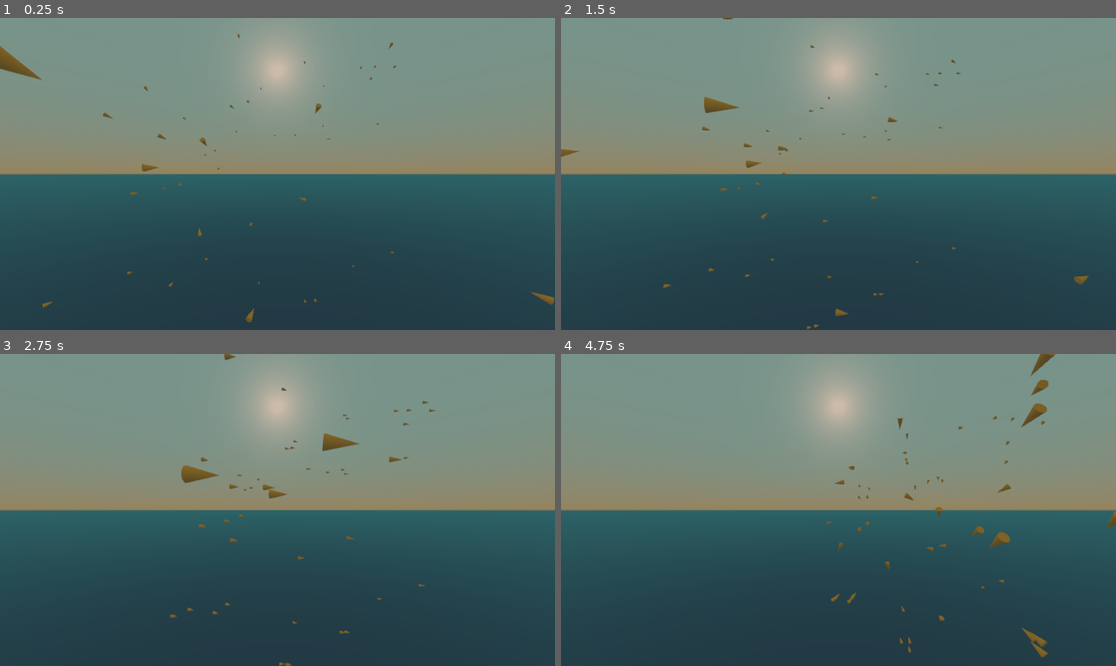
Above: before the commit, frames 1-4 (two rows, left to right).
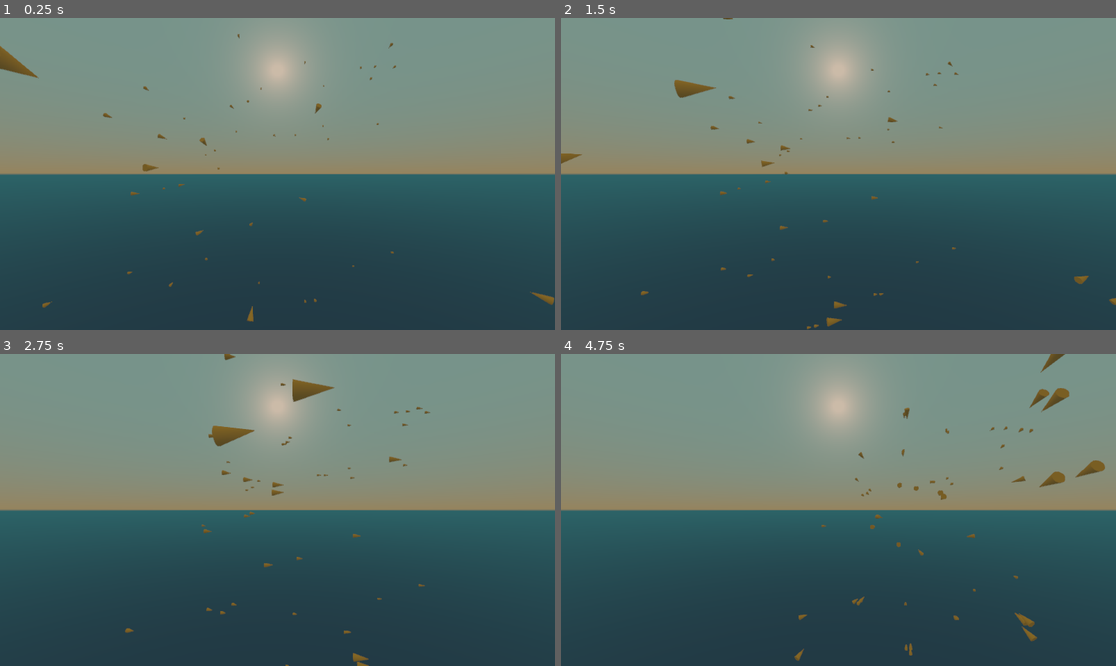
Above: after the commit, the same moments.

Repository: exocetfalling/ExoBoids
Game: Godot game, scene res://scenes/test_scene.tscn
The game is run twice, just before and just after one commit, with the same random seed, the same clock (stepped at 60 frames per second) and the same inputs.
Inputs:
- Up to frame 1 (0.25 s): no input
- Up to frame 2 (1.5 s): hold Right (ui_right) 0.53-1.28 s; hold Down (ui_down) from 1.28 s (still down)
- Up to frame 3 (2.75 s): release Down (ui_down) at 2.03 s; hold Right (ui_right) from 2.03 s (still down)
- Up to frame 4 (4.75 s): release Right (ui_right) at 2.78 s; hold Up (ui_up) 2.78-3.53 s; hold Left (ui_left) from 3.53 s (still down)

The runs differ from the first frame. In frame 1, 0.1% of the frame differs, in the area x 0-72%, y 7-98%; in frame 2, 1.0%; in frame 3, 1.6%; in frame 4, 2.0%, in the area x 42-100%, y 0-99%.

Commit message:
Update boid.tscn

Diff:
--- a/entities/boid/boid.tscn
+++ b/entities/boid/boid.tscn
@@ -14,7 +14,7 @@
 emission_on_uv2 = false
 
 [sub_resource type="SphereShape" id=2]
-radius = 10.0
+radius = 8.0
 
 [node name="Boid" type="RigidBody"]
 gravity_scale = 0.0
